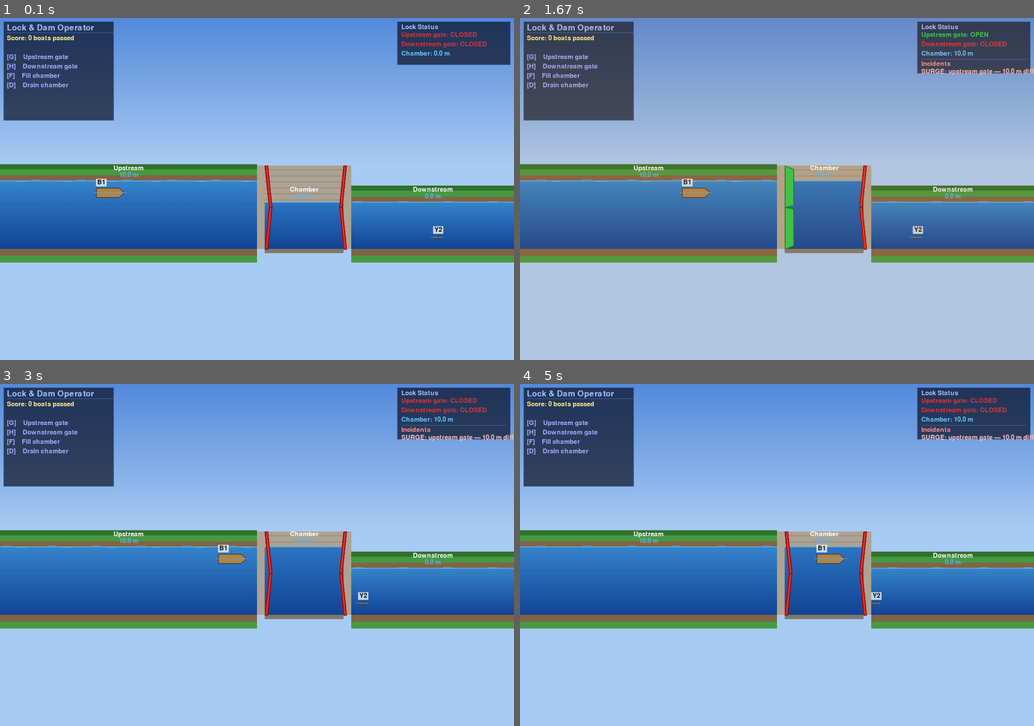
Above: before the commit, frames 1-4 (two rows, left to right).
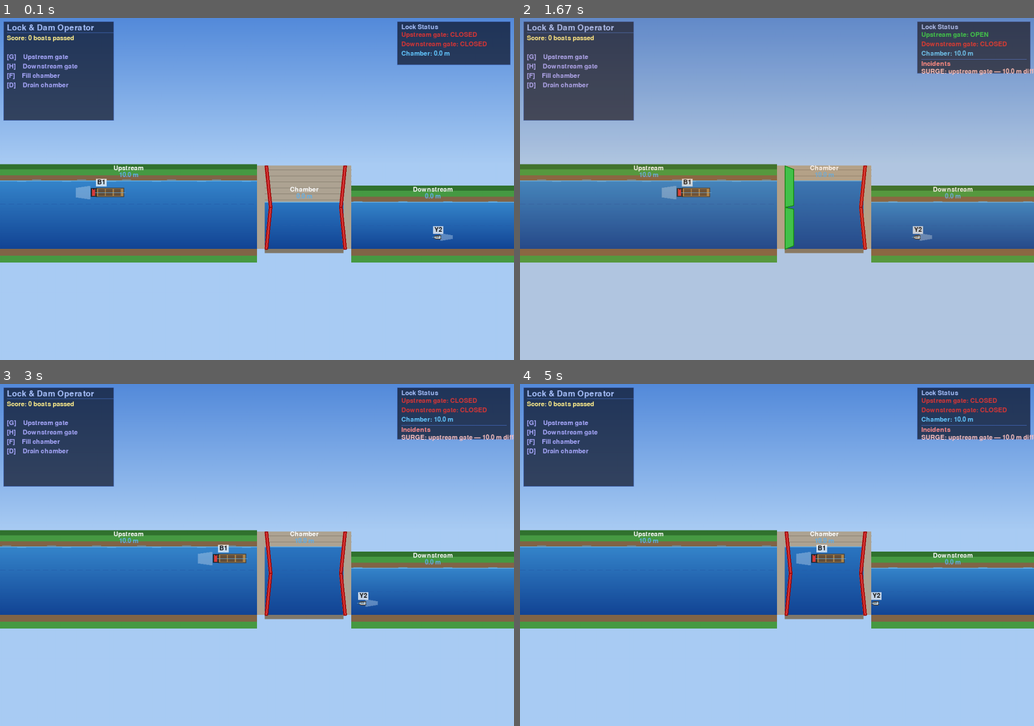
Above: after the commit, the same moments.

Repository: roadwarrior99/lock-simulator
Game: pygame game, started from game.py
The game is run twice, just before and just after one commit, with the same random seed, the same clock (stepped at 60 frames per second) and the same inputs.
Inputs:
- Up to frame 1 (0.1 s): no input
- Up to frame 2 (1.67 s): tap G at 0.33 s; tap F at 0.67, 1.4 s; tap D at 1 s
- Up to frame 3 (3 s): tap F at 1.7, 1.9, 2.23, 2.53 s; tap G at 1.98 s
- Up to frame 4 (5 s): tap F at 3.3, 3.63, 3.93, 4.47, 4.77 s; tap G at 3.38, 4.55 s; tap D at 3.72 s

The runs differ from the first frame. In frame 1, 0.3% of the frame differs, in the area x 14-89%, y 49-66%; in frame 2, 0.3%; in frame 3, 0.3%, in the area x 38-74%, y 49-66%; in frame 4, 0.3%.

Commit message:
visual improvements to boats

Diff:
--- a/boat.py
+++ b/boat.py
@@ -52,7 +52,3 @@
 class Barge(Boat):
     def __init__(self, name, length=60):
         super().__init__(name, length, 10, 3, "barge")
-
-class ContainerShip(Boat):
-    def __init__(self, name, length=300):
-        super().__init__(name, length, 45, 15, "container_ship")
--- a/game.py
+++ b/game.py
@@ -19,6 +19,7 @@
         self.direction = direction   # +1 = downstream (L→R), -1 = upstream (R→L)
         self.state     = "active"    # "active" | "crashed" | "done"
         self.speed     = random.uniform(0.9, 1.6)
+        self.is_moving = False
         self.ttl       = None        # frames until removal after crash
 
 
@@ -264,8 +265,9 @@
             pygame.draw.polygon(self.screen, shadow, pts, 2)
 
     def _draw_boat_shore(self, ag, up_y, dn_y, lk_y, lk_sx, lk_ex):
-        boat = ag.boat
-        bx   = self._sx(boat.position)
+        boat  = ag.boat
+        vtype = boat.vessel_type
+        bx    = self._sx(boat.position)
         bw   = max(self._sx(boat.position + boat.length) - bx, 8)
 
         cx     = boat.position + boat.length / 2   # sim-space centre
@@ -281,9 +283,7 @@
             outline  = self.DARK_GRAY
 
         # Clip drawing to the boat's region so hulls never paint over lock walls.
-        # Region is determined by which side of the lock the boat's centre sits on.
         wt  = self._WALL_T_PX
-        cx  = boat.position + boat.length / 2
         if cx < self.lock_start:
             clip = pygame.Rect(0, 0, lk_sx, self.height)
         elif cx > self.lock_end:
@@ -294,23 +294,94 @@
         prev_clip = self.screen.get_clip()
         self.screen.set_clip(clip)
 
-        # Trapezoid hull — bow tapers to leading edge
-        bow_cut = max(4, bw // 5)
+        # ── Wake ──────────────────────────────────────────────────────────────
+        if ag.state == "active" and ag.is_moving:
+            wake_len = 20 + ag.speed * 10
+            wake_col = (200, 220, 240, 100)
+            wake_surf = pygame.Surface((wake_len, bh + 10), pygame.SRCALPHA)
+
+            # For barges, the wake starts behind the tug boat.
+            wx = bx
+            if vtype == "barge":
+                tug_w = max(14, bw // 5)
+                wx -= (tug_w - 2) if ag.direction == 1 else -(bw + tug_w - 2)
+            else:
+                wx = bx if ag.direction == 1 else bx + bw
+
+            if ag.direction == 1:
+                pygame.draw.polygon(wake_surf, wake_col, [(0, 5), (wake_len, 0), (wake_len, bh+10), (0, bh+5)])
+                self.screen.blit(wake_surf, (wx - wake_len, hull_y - bh//2 - 5))
+            else:
+                pygame.draw.polygon(wake_surf, wake_col, [(wake_len, 5), (0, 0), (0, bh+10), (wake_len, bh+5)])
+                self.screen.blit(wake_surf, (wx, hull_y - bh//2 - 5))
+
+        # ── Hull ──────────────────────────────────────────────────────────────
         ty = hull_y - bh // 2
         by = hull_y + bh // 2
-        if ag.direction == 1:
-            pts = [(bx, ty), (bx + bw - bow_cut, ty),
-                   (bx + bw, hull_y),
-                   (bx + bw - bow_cut, by), (bx, by)]
-        else:
-            pts = [(bx + bow_cut, ty), (bx + bw, ty),
-                   (bx, hull_y),
-                   (bx + bw, by), (bx + bow_cut, by)]
-        pygame.draw.polygon(self.screen, hull_col, pts)
-        pygame.draw.polygon(self.screen, outline,  pts, 2)
+
+        if vtype == "kayak":
+            # Double pointed
+            pts = [(bx, hull_y), (bx + bw // 2, ty), (bx + bw, hull_y), (bx + bw // 2, by)]
+            pygame.draw.polygon(self.screen, hull_col, pts)
+            pygame.draw.polygon(self.screen, outline,  pts, 1)
+            # Cockpit
+            pygame.draw.ellipse(self.screen, self.BLACK, (bx + bw//2 - 2, hull_y - 2, 4, 4))
+
+        elif vtype == "yacht":
+            bow_cut = max(6, bw // 4)
+            if ag.direction == 1:
+                pts = [(bx, ty), (bx + bw - bow_cut, ty), (bx + bw, hull_y), (bx + bw - bow_cut, by), (bx, by)]
+            else:
+                pts = [(bx + bow_cut, ty), (bx + bw, ty), (bx + bw, by), (bx + bow_cut, by), (bx, hull_y)]
+            pygame.draw.polygon(self.screen, hull_col, pts)
+            pygame.draw.polygon(self.screen, outline,  pts, 2)
+            # Cabin
+            cab_w, cab_h = bw // 2, bh - 4
+            cx_off = (bw - cab_w) // 3 if ag.direction == 1 else (bw - cab_w) // 1.5
+            pygame.draw.rect(self.screen, (200, 200, 200), (bx + cx_off, hull_y - cab_h // 2, cab_w, cab_h))
+            pygame.draw.rect(self.screen, outline, (bx + cx_off, hull_y - cab_h // 2, cab_w, cab_h), 1)
+            # Windows
+            win_w = max(2, cab_w // 4)
+            for i in range(3):
+                pygame.draw.rect(self.screen, (100, 150, 200), (bx + cx_off + 2 + i * (win_w + 2), hull_y - cab_h // 2 + 2, win_w, cab_h - 4))
+
+        elif vtype == "barge":
+            pygame.draw.rect(self.screen, hull_col, (bx, ty, bw, bh))
+            pygame.draw.rect(self.screen, outline,  (bx, ty, bw, bh), 2)
+            # Cargo
+            for i in range(3):
+                cargo_x = bx + 5 + i * (bw - 10) // 3
+                pygame.draw.rect(self.screen, (100, 80, 60), (cargo_x, ty + 3, (bw - 10) // 3 - 2, bh - 6))
+
+            # Tug boat (pushing from behind)
+            tug_w = max(14, bw // 5)
+            tug_h = bh - 2
+            if ag.direction == 1:
+                tx = bx - tug_w + 2
+            else:
+                tx = bx + bw - 2
+
+            ty_tug = hull_y - tug_h // 2
+            pygame.draw.rect(self.screen, (55, 55, 55), (tx, ty_tug, tug_w, tug_h))
+            pygame.draw.rect(self.screen, self.BLACK, (tx, ty_tug, tug_w, tug_h), 1)
+            # Tug cabin
+            tc_w, tc_h = tug_w // 2, tug_h - 4
+            tc_x = tx + (tug_w - tc_w) // 2
+            pygame.draw.rect(self.screen, (220, 60, 60), (tc_x, ty_tug + 2, tc_w, tc_h))
+            # Tug smokestack
+            pygame.draw.rect(self.screen, self.BLACK, (tc_x + tc_w - 4, ty_tug, 2, 4))
+
+        else: # Default trapezoid
+            bow_cut = max(4, bw // 5)
+            if ag.direction == 1:
+                pts = [(bx, ty), (bx + bw - bow_cut, ty), (bx + bw, hull_y), (bx + bw - bow_cut, by), (bx, by)]
+            else:
+                pts = [(bx + bow_cut, ty), (bx + bw, ty), (bx, hull_y), (bx + bw, by), (bx + bow_cut, by)]
+            pygame.draw.polygon(self.screen, hull_col, pts)
+            pygame.draw.polygon(self.screen, outline,  pts, 2)
 
         pygame.draw.line(self.screen, self.WATER_SHIMMER,
-                         (bx - 5, hull_y), (bx + bw + 5, hull_y), 1)
+                         (bx - 2, hull_y), (bx + bw + 2, hull_y), 1)
 
         lbl = self.fnt_sm.render(boat.name, True, self.BLACK)
         tag = pygame.Surface((lbl.get_width() + 6, lbl.get_height() + 3), pygame.SRCALPHA)
@@ -389,8 +460,15 @@
     def _update_agents(self):
         active = [ag for ag in self.agents if ag.state == "active"]
 
+        # Track previous positions to determine movement
+        old_pos = {id(ag): ag.boat.position for ag in active}
+
         for ag in active:
             self._step_agent(ag, active)
+
+        # Update movement flag
+        for ag in active:
+            ag.is_moving = abs(ag.boat.position - old_pos.get(id(ag), ag.boat.position)) > 0.001
 
         # Crash detection: same-direction boats share a lane and can collide.
         # Opposite-direction boats are always in separate lanes — no collision.
